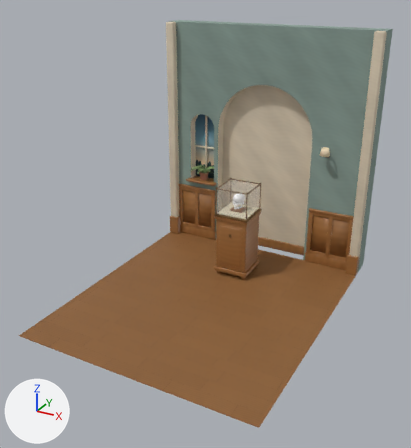
Renders of the glTF model public/museum/museum.glb from each side of a commit.
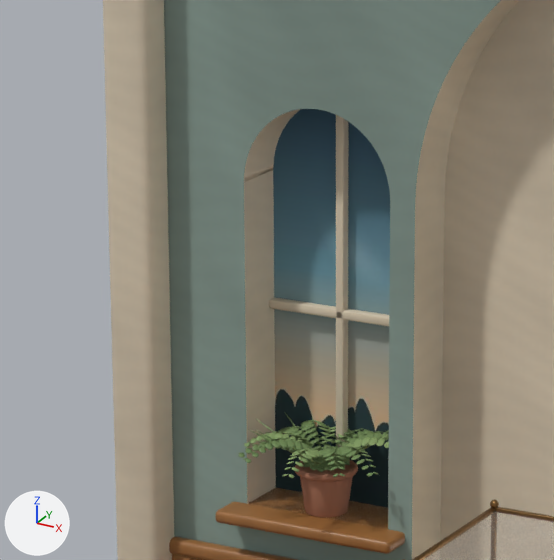
The first picture shows the older version from a 50 mm camera at (3.21, -6.61, 4.05) aimed at (0.06, -0.88, 1.18). The close-ups show the older and then the newer version on the part from 37% to 59% of the width and 22% to 42% of the height of that picture. Only the edits that show in the close-ups are written down. Every picture has the same lights, and +X, +Y and +Z are marked at lower left. Where no turn or scale is listed for an object, it has been applied to the vertices. Vertices at exactly the same position are counted once.

Script lines for the objects in view, before the commit:
```python
me_cube = bpy.data.meshes.new('Cube')
me_cube.from_pydata(...)  # 1982 vertices, 3979 faces; spans x -1.6..1.6, y 1.0..1.3, z 0.0..3.4
# faces by material slot: [2055, 1924]
me_cube.materials.append(mat_paintteal)
me_cube.materials.append(mat_paintcream)
me_cube_003 = bpy.data.meshes.new('Cube.003')
me_cube_003.from_pydata(...)  # 1264 vertices, 2456 faces; spans x -0.48..2.73, y -0.09..0.17, z -0.49..0.51
me_cube_003.materials.append(mat_oakgrain)
me_cube_021 = bpy.data.meshes.new('Cube.021')
me_cube_021.from_pydata(...)  # 112 vertices, 216 faces; spans x -0.21..0.21, y -0.015..0.015, z -0.535..0.535
me_cube_021.materials.append(mat_paintcream)
ob_wainscot = bpy.data.objects.new('Wainscot', me_cube_003)
ob_wainscot.location = (-1.125, 0.995, 0.49)
ob_wall = bpy.data.objects.new('Wall', me_cube)
ob_wall.location = (0.0, 0.0, 0.0)
ob_windowframe = bpy.data.objects.new('WindowFrame', me_cube_021)
ob_windowframe.location = (-1.03, 1.135, 1.535)
# also in view: 'Pilaster' at (0.0, 0.95, 1.7); 'Frond.008' at (-1.09, 0.97, 1.19); 'FernPot' at (-1.03, 1.05, 1.06); 'Glass' at (0.0, 0.2, 1.14); 'Frame' at (0.0, 0.2, 1.16)
```
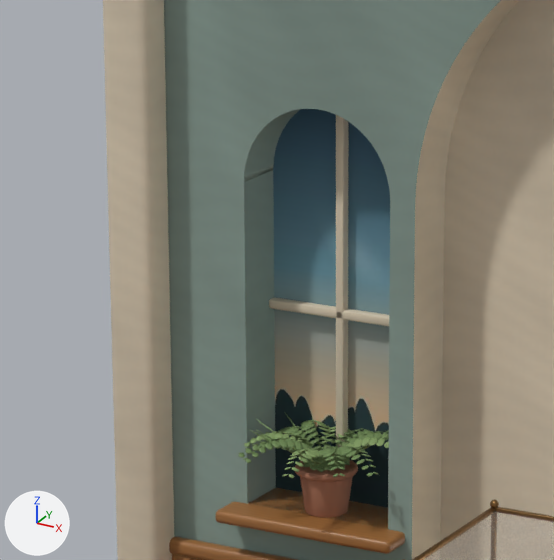
Scene script edits in JSON lines:
```json
{"op": "add", "block": "mat_paintcream_wall", "code": ["mat_paintcream_wall = bpy.data.materials.new('PaintCream.wall')", "# colours: beige #e4d6bd", "# uses the picture img_plaster"]}
{"block": "me_cube", "where": "me_cube.from_pydata(...)  # 1982 vertices, 3979 faces; spans x -1.6..1.6, y 1.0..1.3, z 0.0..3.4"}
{"block": "me_cube", "where": "# used by ob_wall; location = (0.0, 0.0, 0.0)"}
{"block": "me_cube", "change": "me_cube part 1: 899 faces spanning x -1.24..-0.82, y 1.0..1.2, z 1.0..2.07 switch from mat_paintcream to mat_paintteal"}
{"op": "add", "block": "me_cube", "code": "me_cube.materials.append(mat_paintcream_wall)"}
```

Where the change shows, as pixel boxes (x1, y1, x2, y2) in the close-ups (554 x 560 px):
```json
{"part": 1, "of": "me_cube", "change": "recoloured", "before": [244, 109, 382, 521], "after": [244, 109, 382, 521], "on screen": "brown to grey"}
```
